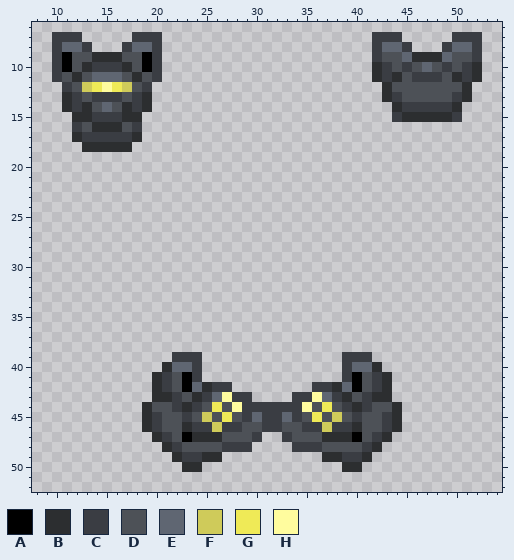
Two states of a pixel-art sprite, Resources/Textures/_DV/Clothing/Head/Hardsuits/Combat/k9_riot.rsi/off-equipped-HELMET.png. This is how it looked before the edit.
The file is 64x64 pixels. Shown: x 8..54, y 6..52.
Palette (. is transparent): A #000000  B #2c2e30  C #3a3d43  D #4d5157  E #5f6672  F #cfcb5a  G #efea57  H #fffc9e
Pixels before, first column x 10:
 7 CCC.....CCC.....................CCC.....CCC
 8 CEEC...CEEC.....................CEEC...CEEC
 9 CADDBBBDDAC.....................CDDEBBBEDDC
10 CADBCCCBDAC.....................BCDCDEDCDCB
11 CDBDEEEDBDC.....................BCBDCCCDBCB
12 .CDFGHGFDC.......................BDDDDDDDB.
13 .BCDCCCDCB.......................BCDDDDDCB.
14 .BCBDEDBCB........................BCCCCCB..
15 ..BBCCCBB.........................CBBBBBC..
16 ..CDBBBDC..................................
17 ..BCCCCCB..................................
18 ...BBBBB...................................
19 ...........................................
20 ...........................................
21 ...........................................
22 ...........................................
23 ...........................................
24 ...........................................
25 ...........................................
26 ...........................................
27 ...........................................
28 ...........................................
29 ...........................................
30 ...........................................
31 ...........................................
32 ...........................................
33 ...........................................
34 ...........................................
35 ...........................................
36 ...........................................
37 ...........................................
38 ...........................................
39 ............CCC..............CCC...........
40 ...........BEEC..............CEEB..........
41 ..........BCDAC..............CADCB.........
42 ..........BCDAEBCC........CCBEADCB.........
43 ..........BBCDBCEHCC....CCHECBDCBB.........
44 .........BDDCBCDGDHCCCCCCHDGDCBCDDB........
45 .........BCDDCDFDGDCECCECDGDFDCDDCB........
46 .........BCDDBCCFCCDDCCDDCCFCCBDDCB........
47 ..........BCDABBBDDDC..CDDDBBBADCB.........
48 ...........BCDDDDCCC....CCCDDDDCB..........
49 ............BCCBB..........BBCCB...........
50 .............BB..............BB............
After the commit:
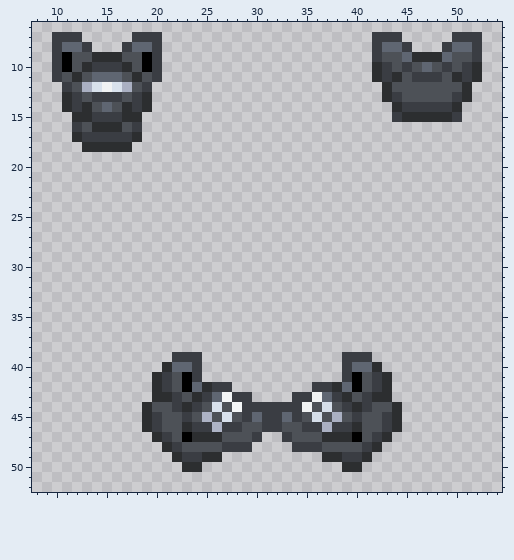
Difference:
colour F: #cfcb5a -> #a5acc2cc
colour G: #efea57 -> #dbe6f3cc
colour H: #fffc9e -> #fcffffcc
Where, in picture pixels (left, top, right, bottom), the same in both pictures:
changed: (82, 82, 132, 92)
changed: (202, 392, 242, 432)
changed: (302, 392, 342, 432)
